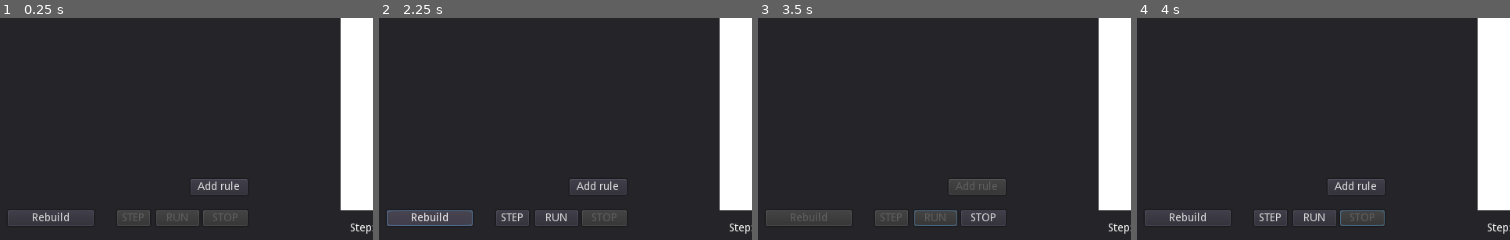
Above: before the commit, frames 1-4 (left to right).
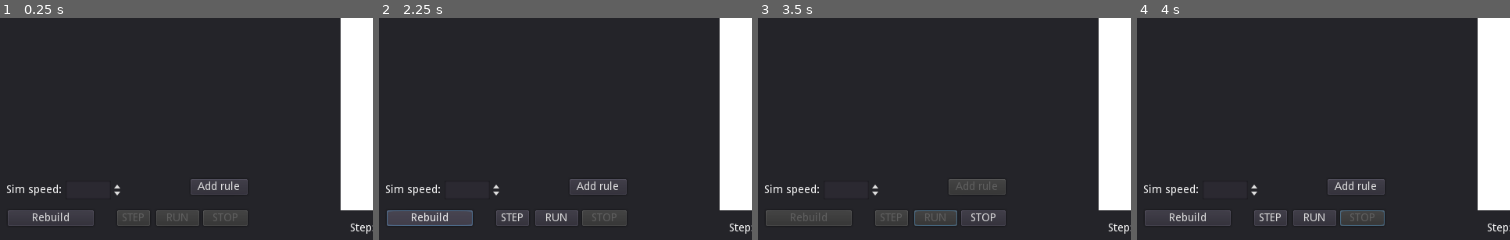
Above: after the commit, the same moments.

Repository: AndyGFX/AGFX_GD3_AntMovement_SIM
Game: Godot game, scene res://MAIN.tscn
Two runs of this game, one before a commit and one after it. Both use one fixed random seed, a clock stepped at 60 frames per second and the inputs below.
Inputs:
- Up to frame 1 (0.25 s): no input
- Up to frame 2 (2.25 s): click "Left" at 0.5 s; click "Right" at 1.25 s; click "Rebuild" at 2 s
- Up to frame 3 (3.5 s): click "RUN" at 2.75 s
- Up to frame 4 (4 s): click "STOP" at 3.5 s
The pictures show only the part of the screen within x 0-50%, y 50-100%; the shares and areas given below are measured in that part.

The runs differ from the first frame. In frame 1, 0.3% of the frame differs, in the area x 1-33%, y 74-81%; in frame 2, 0.3%; in frame 3, 0.3%; in frame 4, 0.3%.

Commit message:
Added simulation speed control

Diff:
--- a/MAIN.gd
+++ b/MAIN.gd
@@ -13,6 +13,7 @@
 var lbl_step:Label
 var iw = 128
 var ih = 128
+var sim_speed:int = 1
 
 enum eDirection { TO_LEFT = -1, STOP = 0,TO_RIGHT=1 }
 func _ready():
@@ -41,7 +42,8 @@
 	if (self.render):
 
 		self.UpdateTexture()
-		self.SimStep()
+		for i in range(sim_speed):
+			self.SimStep()
 
 
 	pass
@@ -216,3 +218,7 @@
 		item.get_node("ColorPickerButton").color = Color(color,color,color,1)
 
 	pass # Replace with function body.
+
+
+func _on_SpinBoxSimSpeed_value_changed(value:int):
+	sim_speed = value
--- a/MAIN.tscn
+++ b/MAIN.tscn
@@ -19,6 +19,7 @@
 scroll_horizontal_enabled = false
 
 [node name="ItemList" type="VBoxContainer" parent="Panel-control/ScrollContainer"]
+editor/display_folded = true
 margin_bottom = 40.0
 custom_constants/separation = 40
 
@@ -65,6 +66,22 @@
 margin_bottom = 564.0
 text = "STEP"
 
+[node name="SpinBox-SimSpeed" type="SpinBox" parent="Panel-control"]
+margin_left = 84.0
+margin_top = 506.0
+margin_right = 158.0
+margin_bottom = 530.0
+min_value = 1.0
+max_value = 100000.0
+value = 1.0
+
+[node name="Label" type="Label" parent="Panel-control/SpinBox-SimSpeed"]
+margin_left = -76.1025
+margin_top = 5.39169
+margin_right = -2.10251
+margin_bottom = 19.3917
+text = "Sim speed:"
+
 [node name="Panel" type="Panel" parent="."]
 margin_left = 336.0
 margin_right = 1024.0
@@ -87,3 +104,4 @@
 [connection signal="pressed" from="Panel-control/Button-ADD" to="." method="_on_ButtonADD_pressed"]
 [connection signal="pressed" from="Panel-control/Button-STOP" to="." method="_on_ButtonSTOP_pressed"]
 [connection signal="pressed" from="Panel-control/Button-STEP" to="." method="_on_ButtonSTEP_pressed"]
+[connection signal="value_changed" from="Panel-control/SpinBox-SimSpeed" to="." method="_on_SpinBoxSimSpeed_value_changed"]
